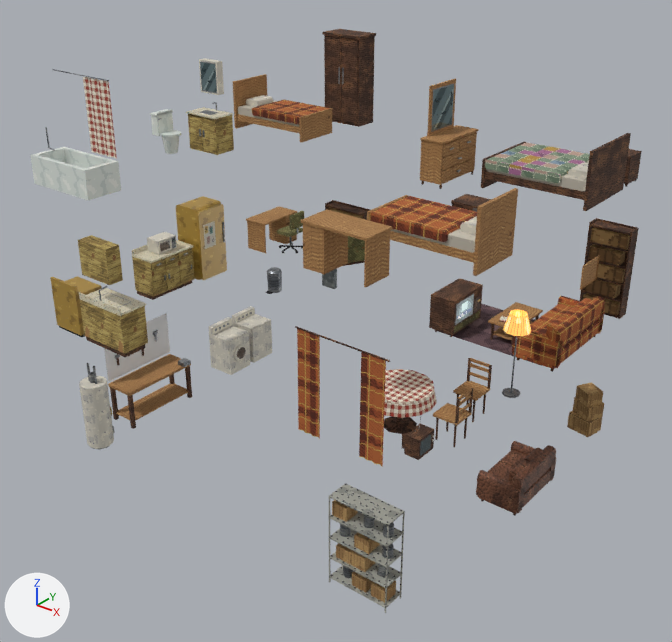
The glTF model THE_VEIL_ASSETS_V2/03_Residential/House_Variants/RES_House_TwoStorey_Mirror_Furnishing.glb as it was, and as the next commit left it.
Before and after are seen from a 50 mm camera at (10.59, -20.95, 8.92) aimed at (0.14, -7.89, 0.82). Lighting does not change. The marker at lower left points along +X, +Y and +Z. The picture after the commit comes second. Objects named as collision shapes, trigger or cutter boxes, shadow casters or lower levels of detail are left out. Where no turn or scale is listed for an object, it has been applied to the vertices. Vertices at exactly the same position are counted once.

The first picture shows 'RES_House_TwoStorey_Mirror_Furnishing_Mesh'.
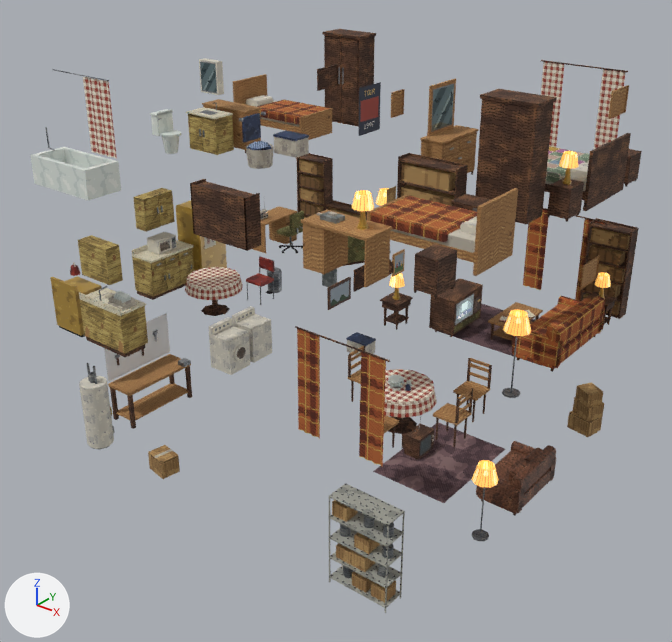
What differs and where, as boxes [x1, y1, x2, y2] in the pictures (672 x 642 px):
part 1 of me_res_house_twostorey_mirror_furnishing_mesh, added
    after: [586, 292, 617, 307]
part 2 of me_res_house_twostorey_mirror_furnishing_mesh, added
    after: [543, 208, 608, 224]
part 3 of me_res_house_twostorey_mirror_furnishing_mesh, added
    after: [351, 381, 354, 402]
part 4 of me_res_house_twostorey_mirror_furnishing_mesh, added
    after: [348, 354, 351, 378]
part 5 of me_res_house_twostorey_mirror_furnishing_mesh, added
    after: [392, 426, 395, 448]
part 6 of me_res_house_twostorey_mirror_furnishing_mesh, added (brown)
    after: [296, 153, 333, 212]
part 7 of me_res_house_twostorey_mirror_furnishing_mesh, added
    after: [298, 198, 324, 206]
part 8 of me_res_house_twostorey_mirror_furnishing_mesh, added
    after: [298, 184, 324, 192]
part 9 of me_res_house_twostorey_mirror_furnishing_mesh, added
    after: [298, 171, 323, 178]
part 10 of me_res_house_twostorey_mirror_furnishing_mesh, added
    after: [297, 154, 328, 164]
part 11 of me_res_house_twostorey_mirror_furnishing_mesh, added (mostly hidden)
    after: [212, 300, 218, 309]
part 12 of me_res_house_twostorey_mirror_furnishing_mesh, added
    after: [201, 304, 230, 316]
part 13 of me_res_house_twostorey_mirror_furnishing_mesh, added
    after: [380, 292, 413, 307]
part 14 of me_res_house_twostorey_mirror_furnishing_mesh, added (brown)
    after: [70, 60, 629, 541]
part 15 of me_res_house_twostorey_mirror_furnishing_mesh, added
    after: [346, 332, 376, 357]
part 16 of me_res_house_twostorey_mirror_furnishing_mesh, added (brown)
    after: [148, 445, 180, 479]

The change, as a diff of the scene's bpy script:
```diff
--- a/THE_VEIL_ASSETS_V2/03_Residential/House_Variants/RES_House_TwoStorey_Mirror_Furnishing.glb.py
+++ b/THE_VEIL_ASSETS_V2/03_Residential/House_Variants/RES_House_TwoStorey_Mirror_Furnishing.glb.py
@@ mat_m_town_paintred @@
+mat_m_town_paintred = bpy.data.materials.new('M_Town_PaintRed')
+# uses the picture img_t_town_paintred_png
@@ mat_m_town_paintnavy @@
+mat_m_town_paintnavy = bpy.data.materials.new('M_Town_PaintNavy')
+# uses the picture img_t_town_paintnavy_png
@@ me_res_house_twostorey_mirror_furnishing_mesh @@
-me_res_house_twostorey_mirror_furnishing_mesh.from_pydata(...)  # 4780 vertices, 7133 faces; spans x -4.4..4.41, y -11.3..-3.49, z -2.1..5.61
+me_res_house_twostorey_mirror_furnishing_mesh.from_pydata(...)  # 8089 vertices, 11798 faces; spans x -4.4..4.41, y -11.3..-3.47, z -2.1..5.7
+# me_res_house_twostorey_mirror_furnishing_mesh part 1: a new loose piece, a box spanning x 3.85..4.35, y -4.575..-4.125, z 1.15..1.18, in mat_m_furn_wooddark (picture img_t_furn_wooddark_png)
+# me_res_house_twostorey_mirror_furnishing_mesh part 2: a new loose piece, a 5-sided cylinder along x spanning x 1.95..3.75, y -3.654..-3.627, z 2.486..2.514, in mat_m_furn_wooddark (picture img_t_furn_wooddark_png)
+# me_res_house_twostorey_mirror_furnishing_mesh part 3: the loose piece of 10 vertices spanning x 3.86..3.9, y -9.98..-9.94, z 0.6..1.05 is copied, and the copy is turned 180 degrees about the z axis through its middle, then moved by (-1.8, 0.1, 0.0); it spans x 2.06..2.1, y -9.88..-9.84, z 0.6..1.05
+# me_res_house_twostorey_mirror_furnishing_mesh part 4: a new loose piece, a box spanning x 2.025..2.06, y -9.918..-9.882, z 1.09..1.52, in mat_m_furn_wooddark (picture img_t_furn_wooddark_png)
+# me_res_house_twostorey_mirror_furnishing_mesh part 5: the loose piece of 10 vertices spanning x 3.86..3.9, y -9.98..-9.94, z 0.6..1.05 is copied, and the copy is turned -90 degrees about the z axis through its middle, then moved by (-0.42, -0.62, 0.0); it spans x 3.44..3.48, y -10.6..-10.56, z 0.6..1.05
+# me_res_house_twostorey_mirror_furnishing_mesh part 6: the loose piece of 20 vertices spanning x -3.45..-2.25, y -3.84..-3.52, z 0.6..1.45 is copied, and the copy is scaled about its middle by (0.745, 1, 2.24), then moved by (-1.1, 0.04, 0.52); it spans x -4.4..-3.5, y -3.8..-3.47, z 0.6..2.5
+# me_res_house_twostorey_mirror_furnishing_mesh part 7: a new loose piece, a box spanning x -4.37..-3.53, y -3.795..-3.485, z 1.338..1.368, in mat_m_furn_wooddark (picture img_t_furn_wooddark_png)
+# me_res_house_twostorey_mirror_furnishing_mesh part 8: a new loose piece, a box spanning x -4.37..-3.53, y -3.795..-3.485, z 1.702..1.732, in mat_m_furn_wooddark (picture img_t_furn_wooddark_png)
+# me_res_house_twostorey_mirror_furnishing_mesh part 9: a new loose piece, a box spanning x -4.37..-3.53, y -3.795..-3.485, z 2.066..2.096, in mat_m_furn_wooddark (picture img_t_furn_wooddark_png)
+# me_res_house_twostorey_mirror_furnishing_mesh part 10: a new loose piece, a box spanning x -4.37..-3.53, y -3.795..-3.485, z 2.43..2.46, in mat_m_furn_wooddark (picture img_t_furn_wooddark_png)
+# me_res_house_twostorey_mirror_furnishing_mesh part 11: the loose piece of 16 vertices spanning x 3.09..3.21, y -10.02..-9.9, z 0.6..1.31 is copied, and the copy is moved by (-5.6, 1.26, 0.0); it spans x -2.51..-2.39, y -8.76..-8.64, z 0.6..1.31
+# me_res_house_twostorey_mirror_furnishing_mesh part 12: the loose piece of 16 vertices spanning x 2.85..3.45, y -10.26..-9.66, z 0.6..0.65 is copied, and the copy is moved by (-5.6, 1.26, 0.0); it spans x -2.75..-2.15, y -9.0..-8.4, z 0.6..0.65
+# me_res_house_twostorey_mirror_furnishing_mesh part 13: a new loose piece, a box spanning x 0.675..1.125, y -7.15..-6.65, z 1.15..1.18, in mat_m_furn_wooddark (picture img_t_furn_wooddark_png)
+# me_res_house_twostorey_mirror_furnishing_mesh part 14: 2971 vertices added at x -4.4..4.41, y -11.28..-3.51, z -2.1..5.7
+# me_res_house_twostorey_mirror_furnishing_mesh part 15: 28 vertices added at x -2.31..-1.69, y -4.41..-3.99, z -2.1..-1.71
+# me_res_house_twostorey_mirror_furnishing_mesh part 16: 16 vertices added at x -2.28..-1.72, y -11.04..-10.56, z -2.1..-1.7
+# other edits to the shape of me_res_house_twostorey_mirror_furnishing_mesh do not show in these pictures
 me_res_house_twostorey_mirror_furnishing_mesh.materials.append(mat_m_int_carpetworn)
@@ me_res_house_twostorey_mirror_furnishing_mesh @@
 me_res_house_twostorey_mirror_furnishing_mesh.materials.append(mat_m_res_pegboard)
+me_res_house_twostorey_mirror_furnishing_mesh.materials.append(mat_m_town_paintnavy)
+me_res_house_twostorey_mirror_furnishing_mesh.materials.append(mat_m_town_paintred)
```
